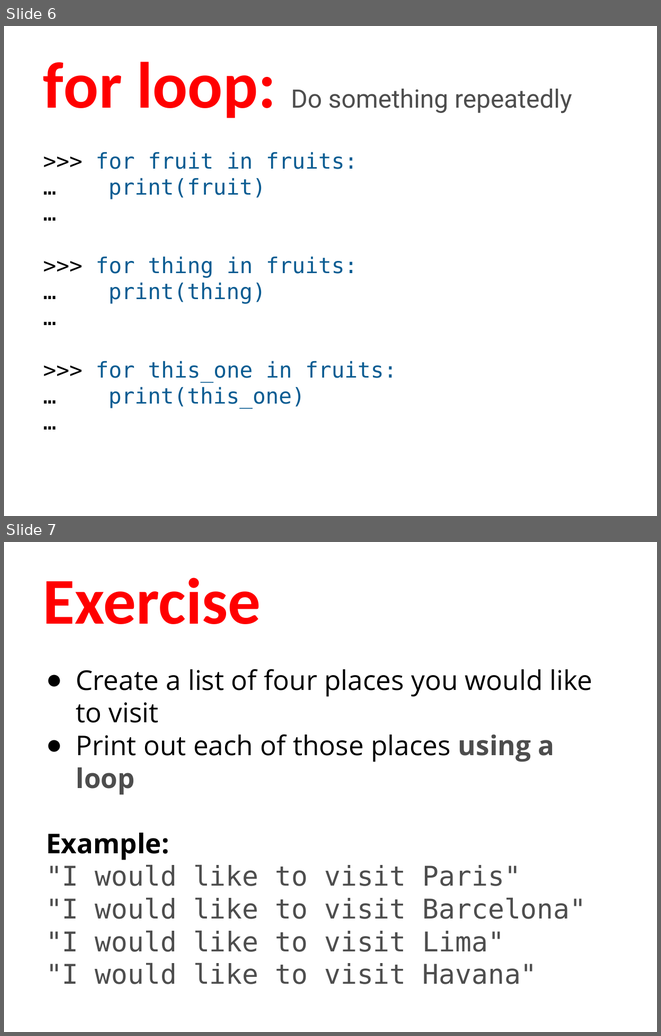
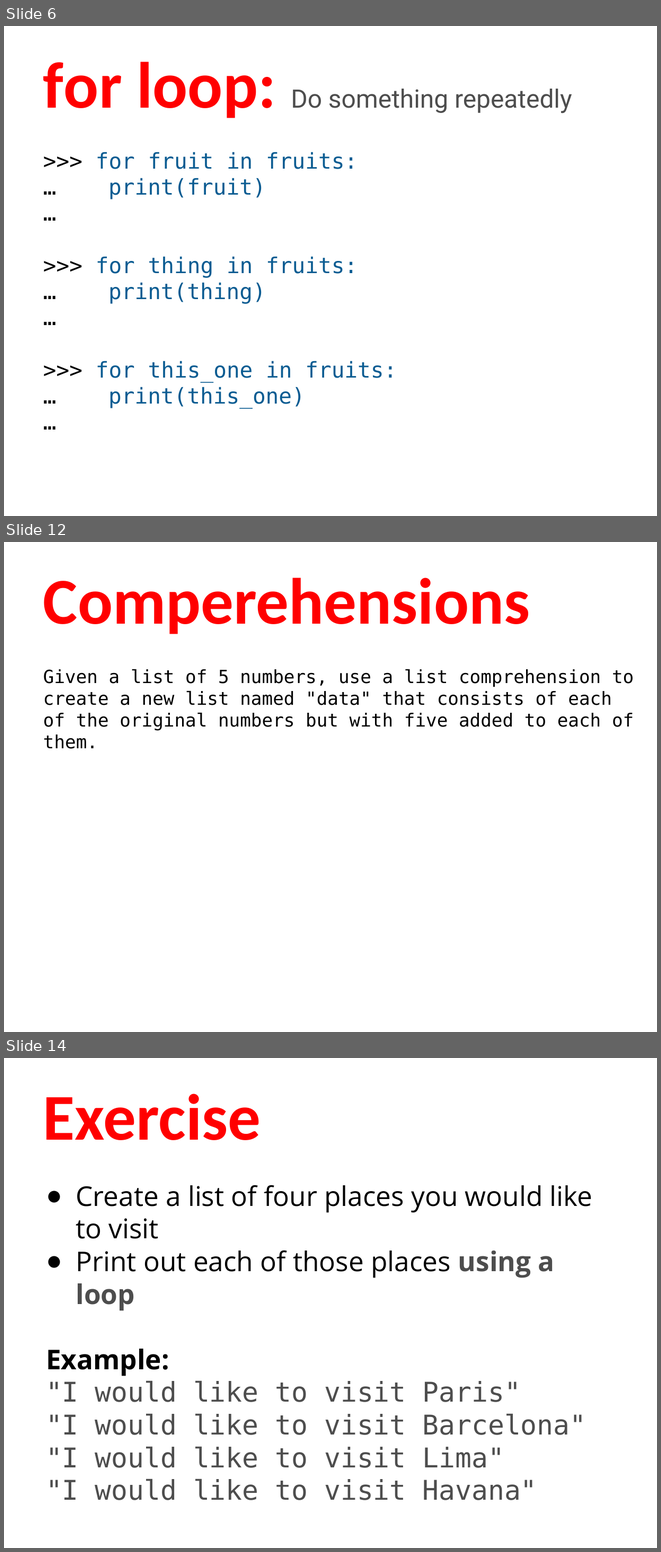
Before and after one commit to humanitiesprogramming/slides, a slide deck: 2017/python/B Done - ish/Python - Programming Concepts II.pptx. Shown one above the other, each under a label of ours: slides 6 and 7 before the commit, slides 6, 12 and 14 after it; the slides between them are not shown. The pictures are 661x1036 and 661x1552 pixels, drawn with LibreOffice and Linux fonts; fonts in the diff are those of the drawing. Boxes give left, top, right and bottom in pixels: in the first picture for what was removed or moved away, otherwise in the second. Text is boxed around its words. In the diff, an @@ line names an element or a change of style, - is before the commit and + after.

```diff
--- a/2017/python/B Done - ish/Python - Programming Concepts II.pptx
+++ b/2017/python/B Done - ish/Python - Programming Concepts II.pptx
@@ slide 12 added at [4,542,657,1032], background #FFFFFF @@
@@ title added at [43,578,530,634], 72 pt, text #FF0000, bold @@
+Comperehensions
@@ text added at [43,669,634,749], 20 pt, text #000000 @@
+Given a list of 5 numbers, use a list comprehension to create a new list named "data" that consists of each of the original numbers but with five added to each of them.
@@ what was slide 7 is now slide 14 @@
```
Also in this commit, not shown: 6 other slides added.
